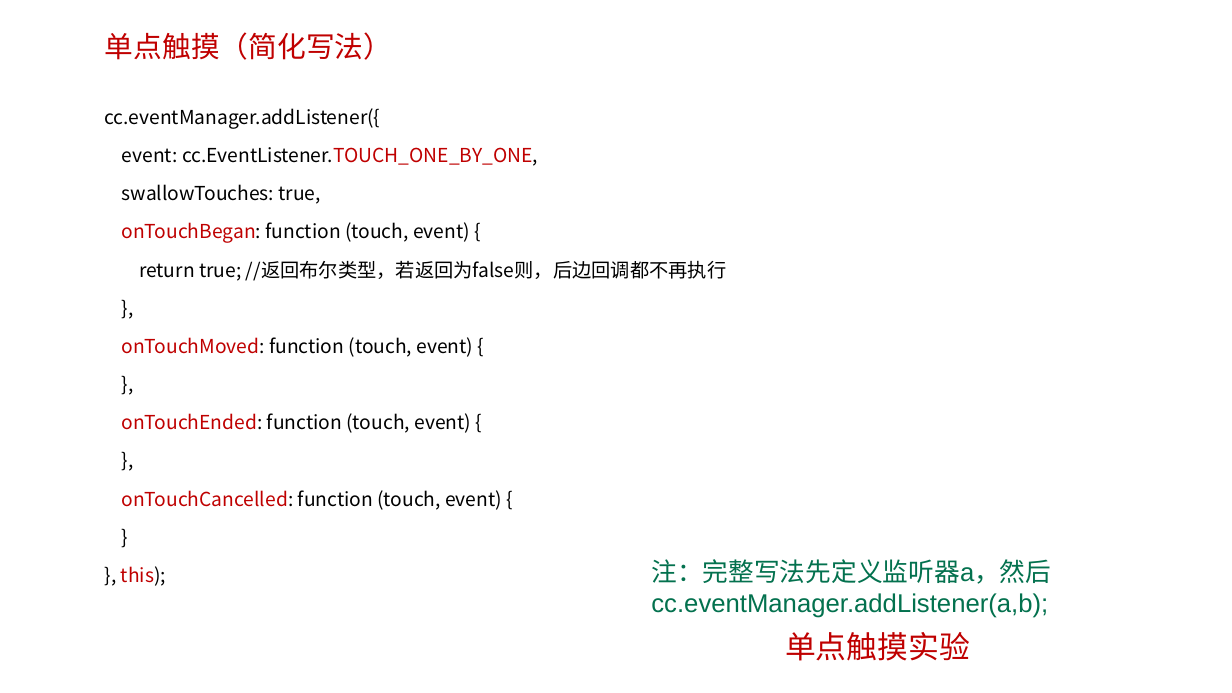
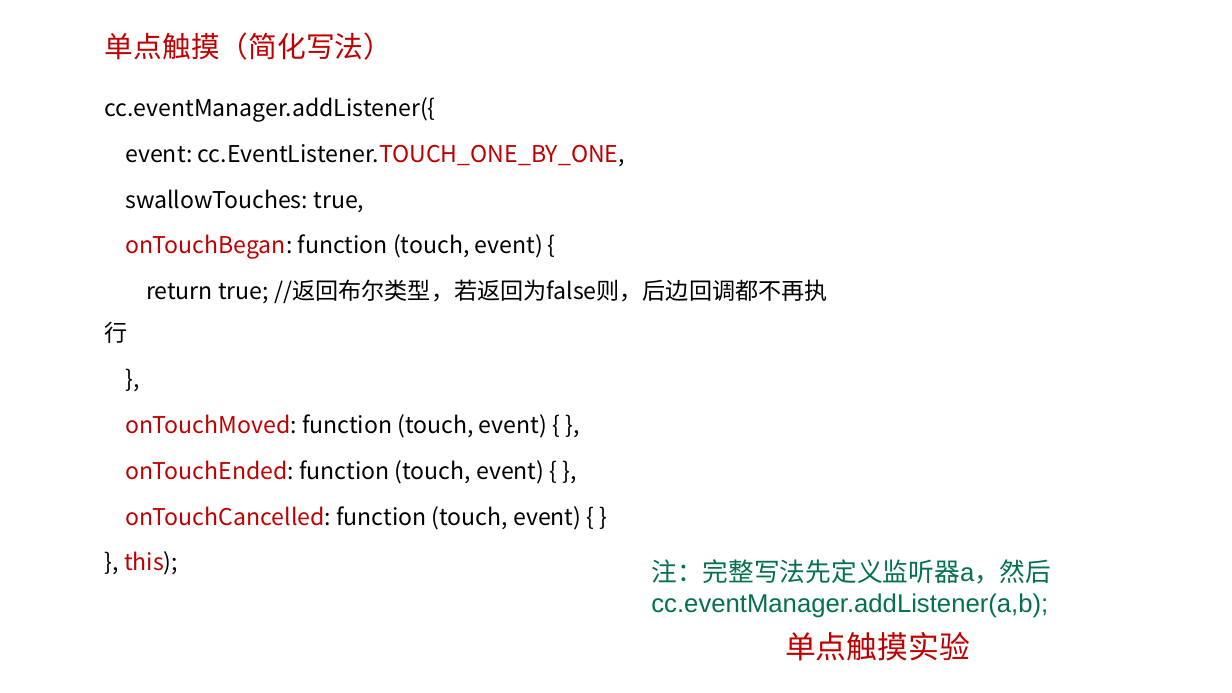
Before and after one commit to edu2act/course-H5-Animation-and-Game-Development, a slide deck: slide 6 of 课程PPT/（11）用户事件.ppt. Drawn at 1232x693 pixels with LibreOffice and Linux fonts; fonts in the diff are those of the drawing; background and template pictures are left out. Boxes give left, top, right and bottom in pixels: in the first picture for what was removed or moved away, otherwise in the second. Text is boxed around its words. In the diff, an @@ line names an element or a change of style, - is before the commit and + after.

```diff
--- a/课程PPT/（11）用户事件.ppt
+++ b/课程PPT/（11）用户事件.ppt
@@ text "cc.eventManager.addListener({": place and size @@
-text "cc.eventManager.addListener({" at <box>105,108,726,586</box>
+text "cc.eventManager.addListener({" at <box>105,97,827,575</box>
@@ text at <box>105,97,827,575</box>: size 15 to 18 pt in "cc.eventManager.addListener({", "event: cc.EventListener.TOUCH_ONE_BY_ONE,", "swallowTouches: true,", "onTouchBegan: function (touch, event) {" and 3 more places @@
@@ text at <box>125,414,581,530</box>: text changed; size 15 to 18 pt @@
-onTouchMoved: function (touch, event) {
-},
-onTouchEnded: function (touch, event) {
-},
-onTouchCancelled: function (touch, event) {
-}
+onTouchMoved: function (touch, event) { },
+onTouchEnded: function (touch, event) { },
+onTouchCancelled: function (touch, event) { }
```
Also in this commit, not shown: 4 other slides changed, 3 other files.
